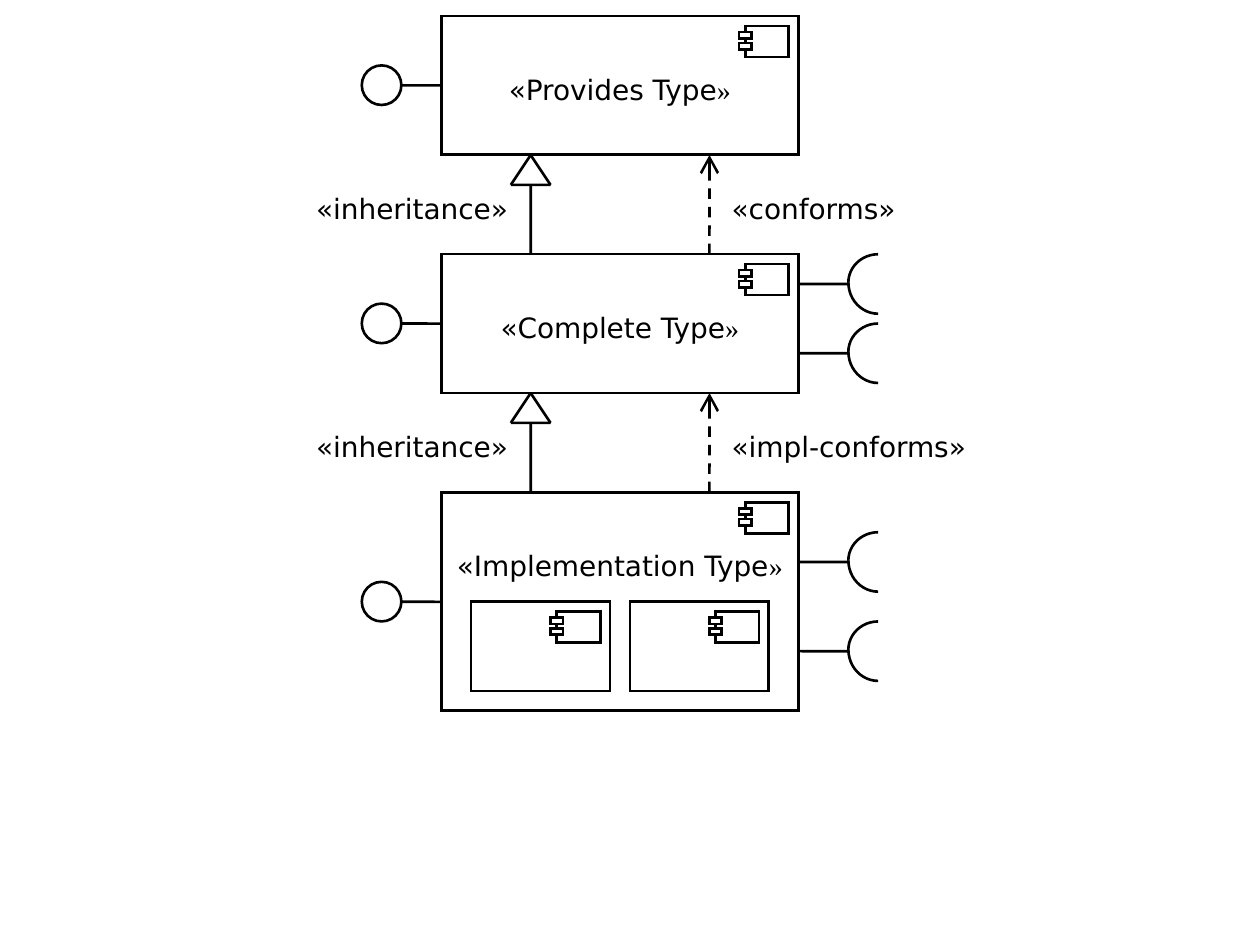
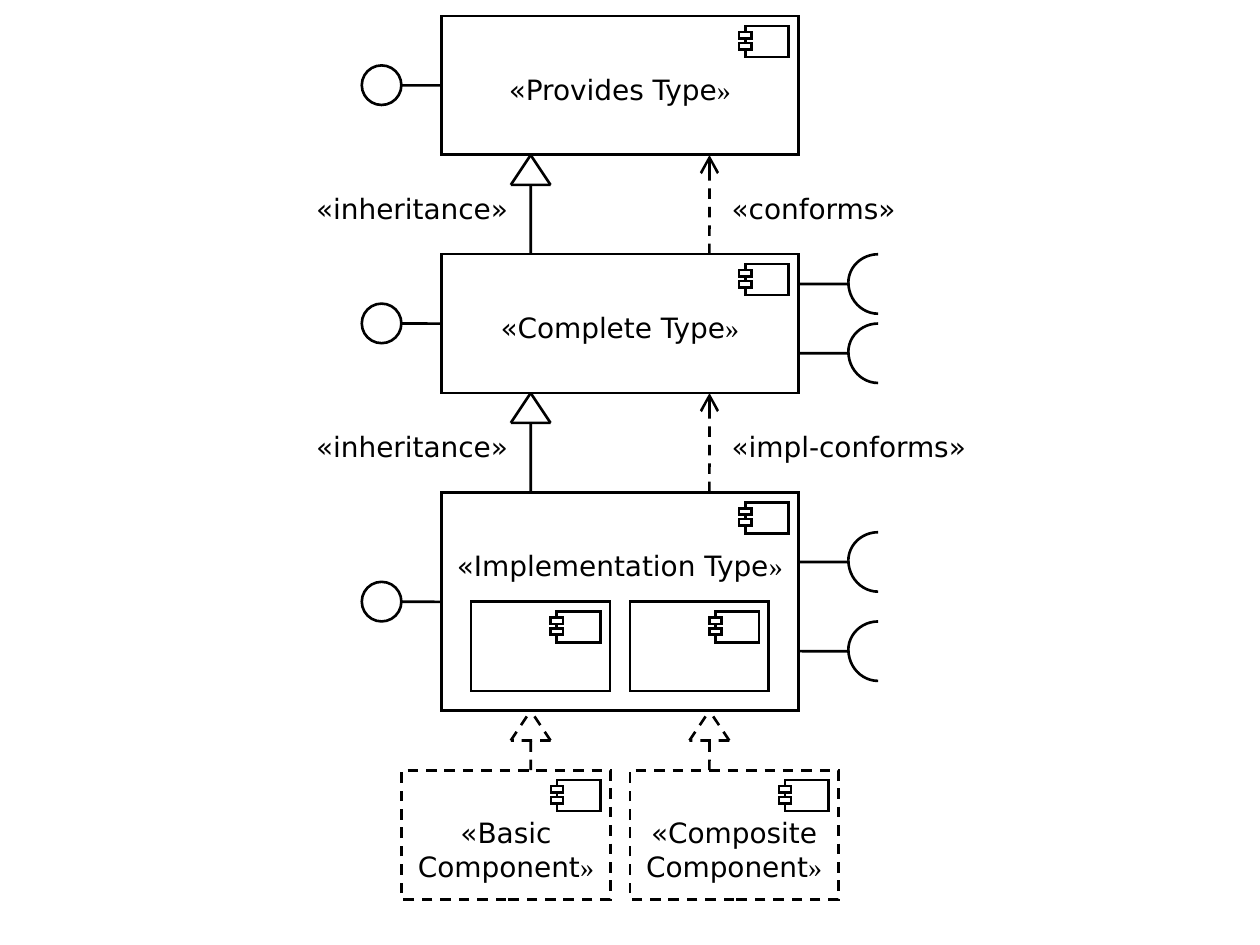
Before and after one commit to PalladioSimulator/Palladio-Core-PCM, a slide deck: slide 13 of trunk/doc/Ausarbeitung/image/component-model01.ppt. Drawn at 1260x945 pixels with LibreOffice and Linux fonts; fonts in the diff are those of the drawing. Boxes give left, top, right and bottom in pixels: in the first picture for what was removed or moved away, otherwise in the second. Text is boxed around its words. In the diff, an @@ line names an element or a change of style, - is before the commit and + after.

```diff
--- a/trunk/doc/Ausarbeitung/image/component-model01.ppt
+++ b/trunk/doc/Ausarbeitung/image/component-model01.ppt
@@ line added from (510, 741) to (530, 711), #000000 1.5 pt dashed @@
@@ line added from (551, 741) to (530, 711), #000000 1.5 pt dashed @@
@@ line added from (689, 741) to (709, 711), #000000 1.5 pt dashed @@
@@ line added from (730, 741) to (709, 711), #000000 1.5 pt dashed @@
@@ line added from (551, 741) to (510, 741), #000000 1.5 pt dashed @@
@@ line added from (530, 770) to (530, 741), #000000 1.5 pt dashed @@
@@ line added from (730, 741) to (689, 741), #000000 1.5 pt dashed @@
@@ line added from (709, 770) to (709, 741), #000000 1.5 pt dashed @@
@@ rectangle added at (402,770,610,900), outline #000000 1.5 pt dashed @@
@@ rectangle added at (630,770,838,900), outline #000000 1.5 pt dashed @@
@@ rectangle added at (551,786,563,793), fill #FFFFFF, outline #000000 1.5 pt @@
@@ rectangle added at (551,798,563,804), fill #FFFFFF, outline #000000 1.5 pt @@
@@ rectangle added at (557,780,601,811), fill #FFFFFF, outline #000000 1.5 pt @@
@@ rectangle added at (779,786,791,793), fill #FFFFFF, outline #000000 1.5 pt @@
@@ rectangle added at (779,798,791,804), fill #FFFFFF, outline #000000 1.5 pt @@
@@ rectangle added at (785,780,829,811), fill #FFFFFF, outline #000000 1.5 pt @@
@@ text added at (418,821,594,883), 16 pt, text #000000 @@
+«Basic
+Component»
@@ text added at (646,821,822,883), 16 pt, text #000000 @@
+«Composite
+Component»
```
Also in this commit, not shown: 2 other files.
